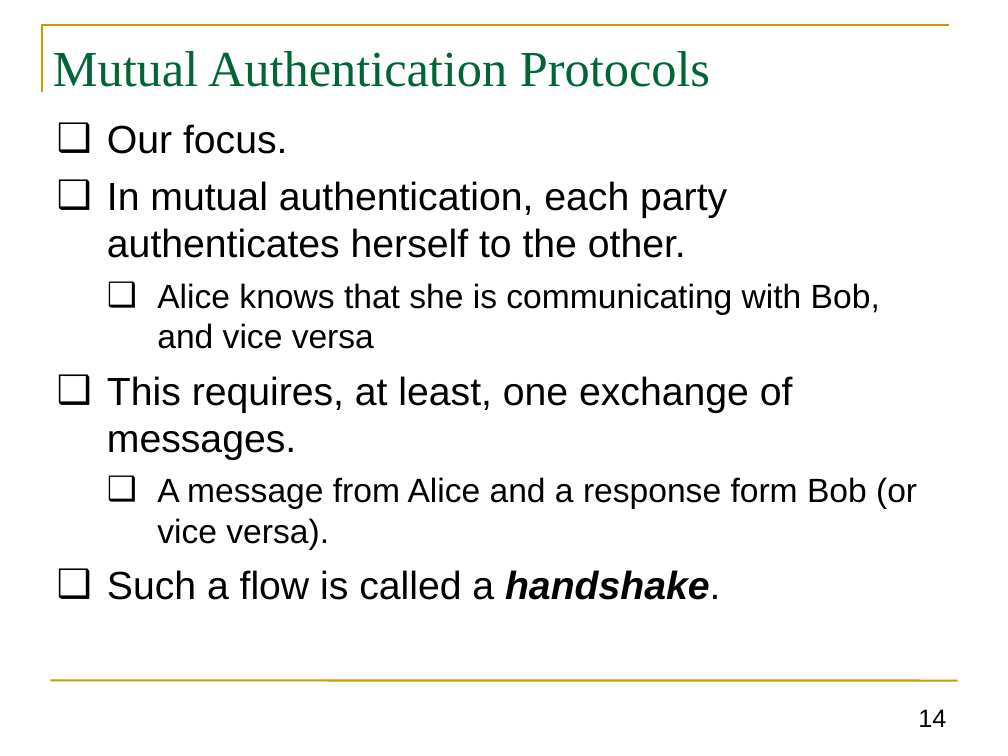
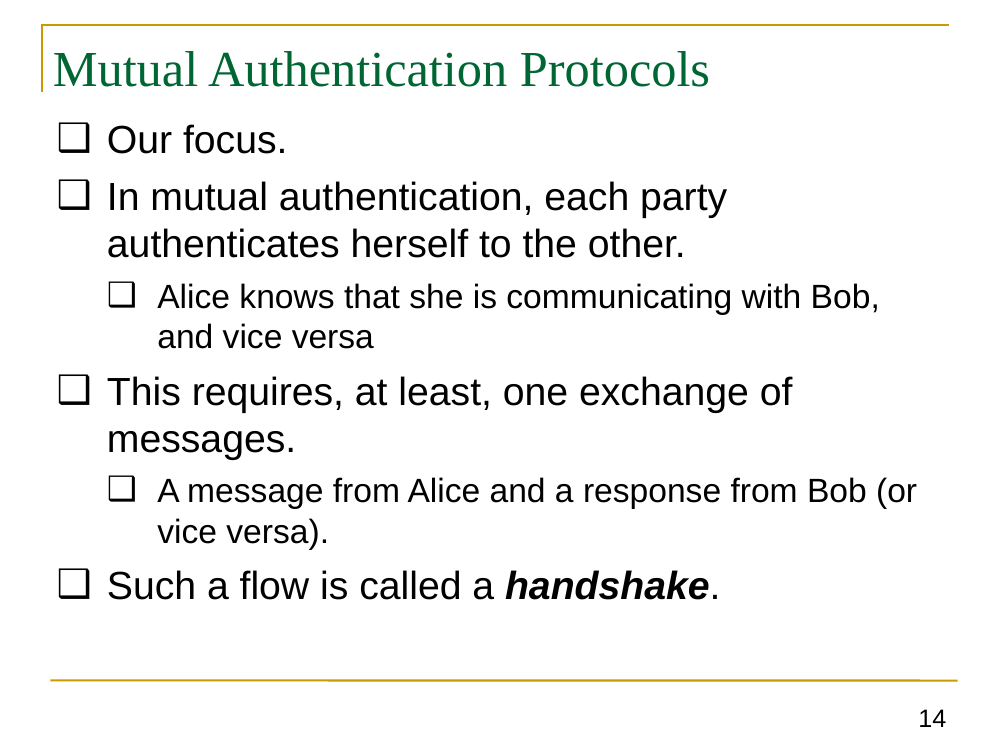
Before and after one commit to GhadaAlmashaqbeh/GhadaAlmashaqbeh.github.io, a slide deck: slide 14 of courses/cse3400-s2021/lecture8.pptx. Drawn at 1008x756 pixels with LibreOffice and Linux fonts; fonts in the diff are those of the drawing. Boxes give left, top, right and bottom in pixels: in the first picture for what was removed or moved away, otherwise in the second. Text is boxed around its words. In the diff, an @@ line names an element or a change of style, - is before the commit and + after.

Commit message:
fix typos in slides

```diff
--- a/courses/cse3400-s2021/lecture8.pptx
+++ b/courses/cse3400-s2021/lecture8.pptx
@@ text at [157,477,917,550]: text changed @@
-  ❑ A message from Alice and a response form Bob (or vice versa).
+  ❑ A message from Alice and a response from Bob (or vice versa).
```
Also in this commit, not shown: 2 other slides changed, 4 other files.
